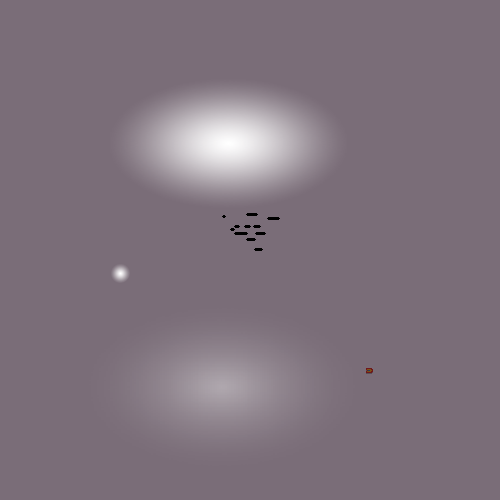
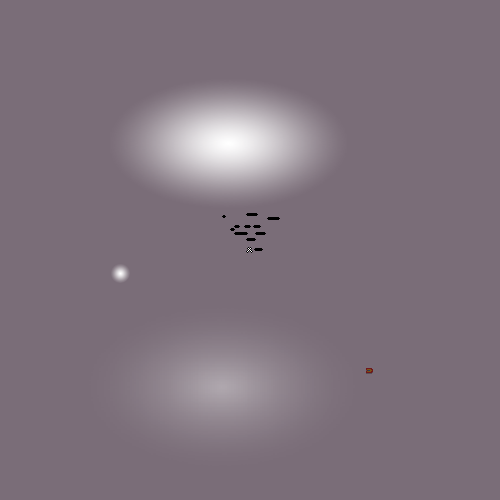
The second (500, 500) image is a revision of the first. Changes to its layers:
added layer "DestinationMark.png" above "DefaultLight.png" over [246, 247, 253, 253]
